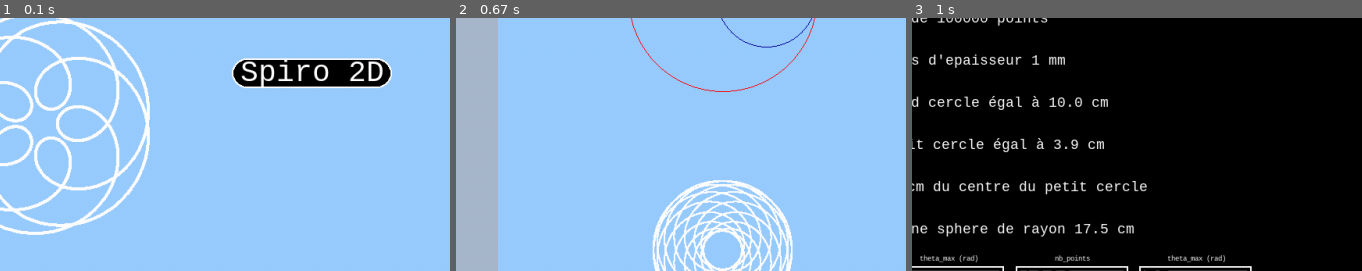
Above: before the commit, frames 1-3 (left to right).
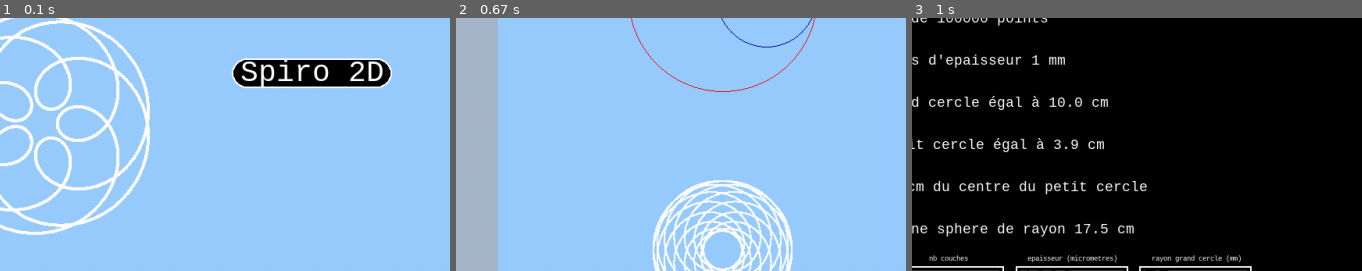
Above: after the commit, the same moments.

Repository: Nashoba1er/SPIROGRAPHE
Game: pygame game, started from logiciel spirographe.py
Same seed, same stepped clock (60 frames per second), same inputs: the game is played once before the commit and once after it.
Inputs:
- Up to frame 1 (0.1 s): no input
- Up to frame 2 (0.67 s): click "Spiro 2D" at 0.38 s
- Up to frame 3 (1 s): click "G CODE" at 0.72 s
The pictures show only the part of the screen within x 45-95%, y 29-79%; the shares and areas given below are measured in that part.

Frames 1-2 are identical in both runs. In frame 3, 0.7% of the frame differs, in the area x 1-74%, y 93-97%.

Commit message:
on approche de la fin!

Diff:
--- a/logiciel spirographe.py
+++ b/logiciel spirographe.py
@@ -329,6 +329,7 @@
         zoom_cercles(r1,r2,p,couleur_g_cercle,couleur_p_cercle,couleur_rendu,couleur_fond)
     else :
         run_zoom_schema = False
+    return_arrow((0,0))
 
 def zoom_rendu(lines):
     '''
@@ -354,6 +355,7 @@
             draw.circle(screen,couleur_rendu,(centre_x+point_x[i],centre_y+point_y[i]),1)
     else :
         run_zoom_rendu = False
+    return_arrow((0,0))
 
 def curseurs_init():
     '''
@@ -1455,6 +1457,7 @@
                 draw.circle(screen,couleur_rendu,(centre_x+point_x[i],centre_y+point_z[i]),1)
     else :
         run_zoom_rendu = False
+    return_arrow((0,0))
 
 def points3D(theta_max, N, petit_r, grand_r, p,Rsphere) :
     theta = linspace(0.0, theta_max, N)
@@ -1821,11 +1824,11 @@
     if num_champ == 1 :
         ecriture ("nb_points", couleur("WHITE"), int(police_taille_valeurs_champs/3), (x_texte, y_texte))
     if num_champ == 2 :
-        ecriture ("theta_max (rad)", couleur("WHITE"), int(police_taille_valeurs_champs/3), (x_texte, y_texte))
+        ecriture ("nb couches", couleur("WHITE"), int(police_taille_valeurs_champs/3), (x_texte, y_texte))
     if num_champ == 3 :
-        ecriture ("nb_points", couleur("WHITE"), int(police_taille_valeurs_champs/3), (x_texte, y_texte))
+        ecriture ("epaisseur (micrometres)", couleur("WHITE"), int(police_taille_valeurs_champs/3), (x_texte, y_texte))
     if num_champ == 4 :
-        ecriture ("theta_max (rad)", couleur("WHITE"), int(police_taille_valeurs_champs/3), (x_texte, y_texte))
+        ecriture ("rayon grand cercle (mm)", couleur("WHITE"), int(police_taille_valeurs_champs/3), (x_texte, y_texte))
     draw.rect(screen,couleur("WHITE"),[x_champ,y_champ,width,height])
     draw.rect(screen,couleur("BLACK"),[x_champ,y_champ,width,height],6)
     draw.rect(screen,couleur("WHITE"),[x_champ,y_champ,width,height],2)
